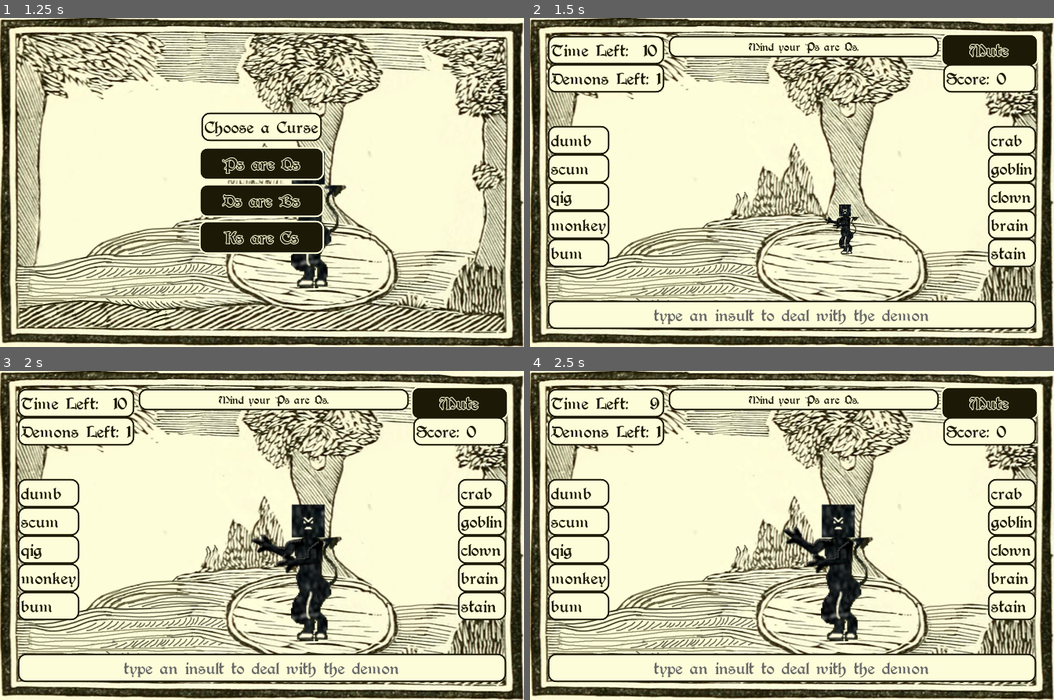
Above: before the commit, frames 1-4 (two rows, left to right).
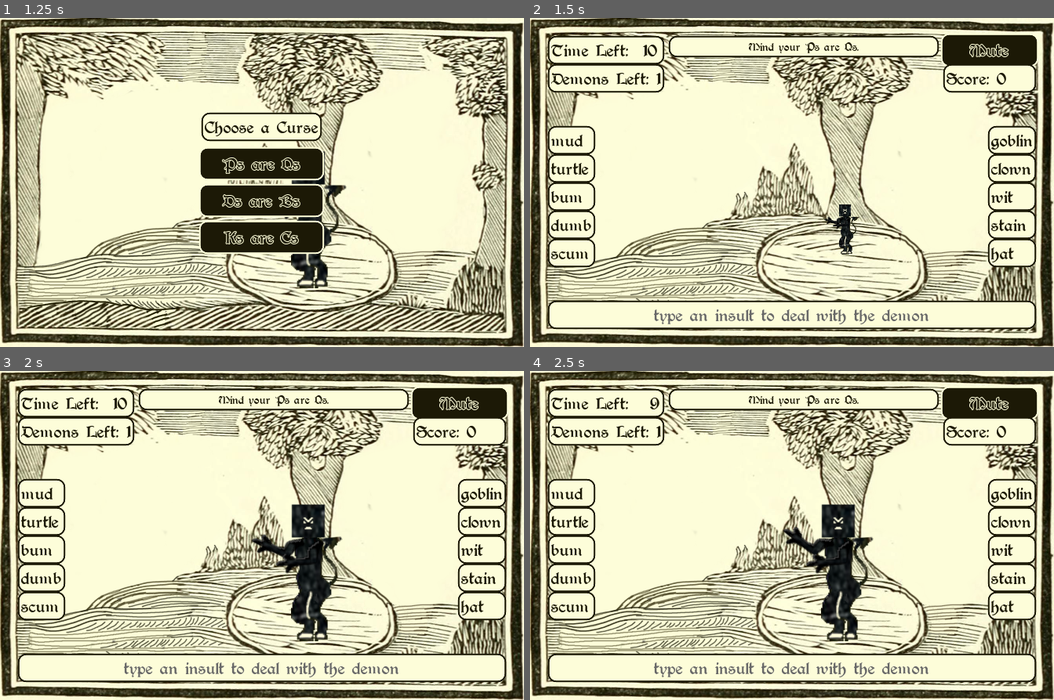
Above: after the commit, the same moments.

Repository: hoodscott/psareqs
Game: Godot game, scene res://scenes/Game.tscn
Same seed, same stepped clock (60 frames per second), same inputs: the game is played once before the commit and once after it.
Inputs:
- Up to frame 1 (1.25 s): click "Start Game" at 0.5 s
- Up to frame 2 (1.5 s): click "Ps are Qs" at 1.25 s
- Up to frame 3 (2 s): no input
- Up to frame 4 (2.5 s): tap Enter at 2 s; tap Z at 2.1 s

Frame 1 is identical in both runs. In frame 2, 1.9% of the frame differs, in the area x 4-96%, y 32-76%; in frame 3, 1.9%; in frame 4, 1.9%.

Commit message:
Refactors code
Vars are now const where applicable and private functions/members
are prefixed with _

Diff:
--- a/class/curses.gd
+++ b/class/curses.gd
@@ -17,19 +17,19 @@
   KC = 11,
   ALLY = 12
  }
-const curse_descriptions = [
+const _curse_descriptions = [
   "Ps are Qs", "Ds are Bs", "vowels are shifted (a>e>i>o>u>a)",
   "words are alphabetised", "words are reversed", "UNIMPLEMENTED",
   "words are jumbled",  "letters are rot13 (a>m>a, b>n>b)",
   "letters are shifted (a>b>c>...)", "letters are shifted backwards (c>b>a>z>...)",
   "vowels are all E", "Ks are Cs", "vowels are all Y"
  ]
-var curse_options := [
+var _curse_options := [
   [CURSE.PQ, CURSE.DB, CURSE.KC], # letter swaps
   [CURSE.VOWEL, CURSE.ALLE, CURSE.ALLY], # vowel changes
   [CURSE.REVERSE, CURSE.JUMBLE, CURSE.ALPHA, CURSE.ROT1, CURSE.ROT1NEG], # reorder
  ]
-var num_rounds = curse_options.size()
+var num_rounds = _curse_options.size()
 
 
 func apply_curse(word: String, curse: int) -> String:
@@ -65,19 +65,19 @@
 
 
 func get_description(curse: int) -> String:
-  return curse_descriptions[curse]
+  return _curse_descriptions[curse]
 
 
 func get_round_description(current_round: int, index: int) -> String:
-  return curse_descriptions[curse_options[current_round][index]]
+  return _curse_descriptions[_curse_options[current_round][index]]
 
 
 func get_option(current_round: int, index: int) -> int:
-  return curse_options[current_round][index]
+  return _curse_options[current_round][index]
 
 
 func shuffle_curse_options():
-  for i in curse_options:
+  for i in _curse_options:
     i.shuffle()
 
 
--- a/class/word_list.gd
+++ b/class/word_list.gd
@@ -2,42 +2,29 @@
 
 class_name WordList
 
-const prefixes = [
+const _prefixes = [
   "dumb", "bum", "poop",
   "dirt", "scum", "mud",
   "dip",
   "monkey", "turtle", "fish", "horse", "pig"
  ]
-const suffixes = [
+const _suffixes = [
   "goblin", "wit", "stick", "stain", "clown",
   "hat", "bag",
   "crab",
   "brain", "head"
  ]
 
-var prefixes_shuffled := []
-var suffixes_shuffled := []
+var _prefixes_shuffled := []
+var _suffixes_shuffled := []
 
-
-func _init():
-  randomize()
-
-
-func shuffle_prefixes() -> void:
-  prefixes_shuffled = prefixes.duplicate()
-  prefixes_shuffled.shuffle()
-
-
-func shuffle_suffixes() -> void:
-  suffixes_shuffled = suffixes.duplicate()
-  suffixes_shuffled.shuffle()
 
 
 func choose_prefixes(count: int):# -> []:
   var chosen = []
   var new_prefix: String
   while chosen.size() < count:
-    new_prefix = choose_prefix()
+    new_prefix = _choose_prefix()
     if not chosen.has(new_prefix):
       chosen.append(new_prefix)
   return chosen
@@ -47,19 +34,29 @@
   var chosen = []
   var new_suffix: String
   while chosen.size() < count:
-    new_suffix = choose_suffix()
+    new_suffix = _choose_suffix()
     if not chosen.has(new_suffix):
       chosen.append(new_suffix)
   return chosen
 
 
-func choose_prefix() -> String:
-  if prefixes_shuffled.empty():
-    shuffle_prefixes()
-  return prefixes_shuffled.pop_front()
+func _shuffle_prefixes() -> void:
+  _prefixes_shuffled = _prefixes.duplicate()
+  _prefixes_shuffled.shuffle()
 
 
-func choose_suffix() -> String:
-  if suffixes_shuffled.empty():
-    shuffle_suffixes()
-  return suffixes_shuffled.pop_front()
+func _shuffle_suffixes() -> void:
+  _suffixes_shuffled = _suffixes.duplicate()
+  _suffixes_shuffled.shuffle()
+
+
+func _choose_prefix() -> String:
+  if _prefixes_shuffled.empty():
+    _shuffle_prefixes()
+  return _prefixes_shuffled.pop_front()
+
+
+func _choose_suffix() -> String:
+  if _suffixes_shuffled.empty():
+    _shuffle_suffixes()
+  return _suffixes_shuffled.pop_front()
--- a/scenes/Game.gd
+++ b/scenes/Game.gd
@@ -1,12 +1,12 @@
 extends Node2D
 
-var GAME_LENGTH := 10
-var MAX_HEALTH := 3
-var WORD_BUFFER := 2
-var NUM_CURSE_OPTIONS := 3
-var NUM_DEMONS := 1
-
-var DEFAULT_TYPED := "type an insult to deal with the demon"
+const GAME_LENGTH := 10
+const MAX_HEALTH := 3
+const WORD_BUFFER := 2
+const NUM_CURSE_OPTIONS := 3
+const NUM_DEMONS := 1
+
+const DEFAULT_TYPED := "type an insult to deal with the demon"
 
 enum GAMESTATE {
   CURSE_CHOICE = 0,
--- a/scenes/Mephistopheles.gd
+++ b/scenes/Mephistopheles.gd
@@ -8,11 +8,13 @@
 
 func spawn() -> void:
   change_face(0)
+  Animations.stop()
   Animations.play("spawn")
 
 
 func die() -> void:
   _set_playback_speed(1.0)
+  Animations.stop()
   Animations.play("die")
 
 
@@ -27,4 +29,5 @@
 
 func _on_AnimationPlayer_animation_finished(anim_name: String) -> void:
   if anim_name == "spawn":
+    Animations.stop()
     Animations.play("idle")
